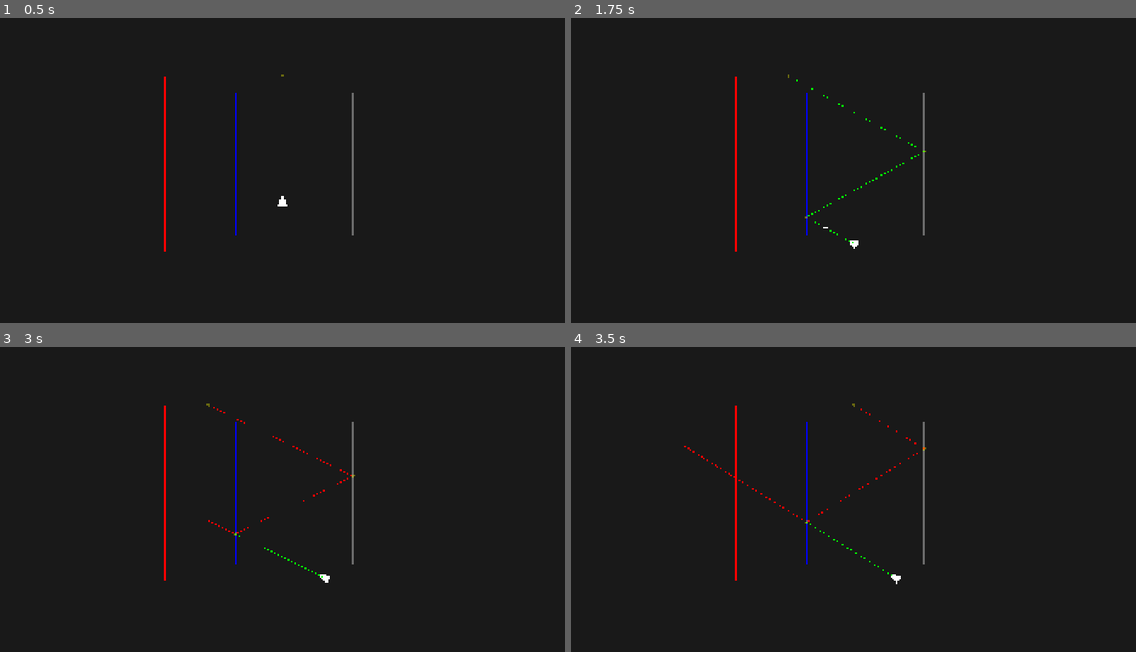
Above: before the commit, frames 1-4 (two rows, left to right).
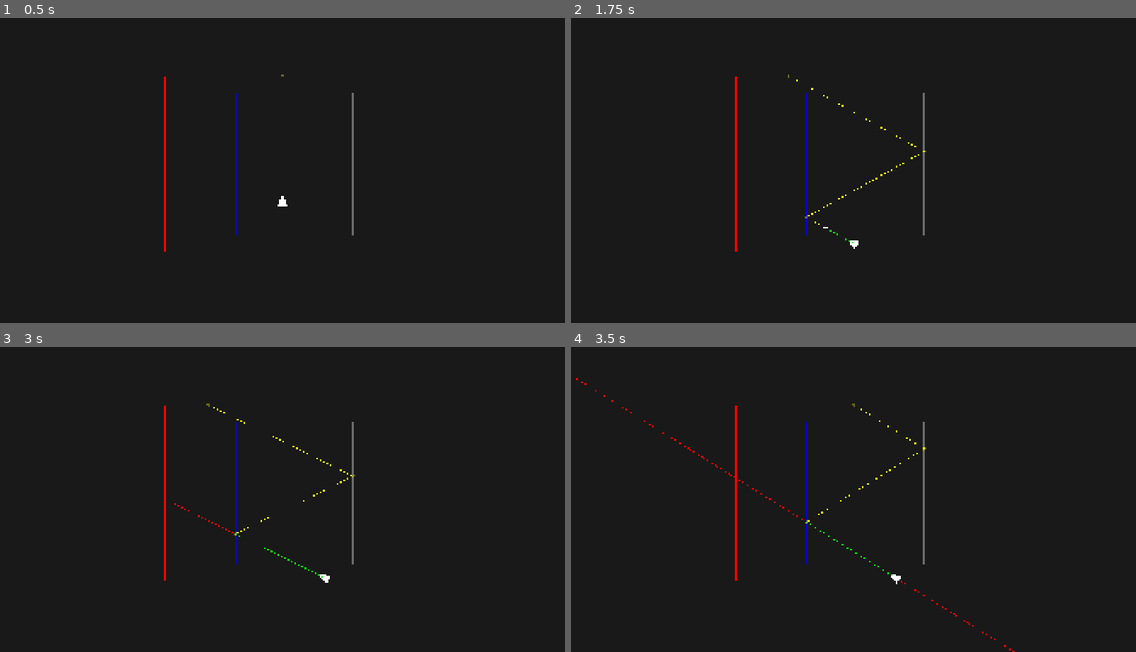
Above: after the commit, the same moments.

Repository: AlonKellner-RedHat/ricochet-game-v2
Game: Godot game, scene res://scenes/open_room_playable.tscn
Same seed, same stepped clock (60 frames per second), same inputs: the game is played once before the commit and once after it.
Inputs (mouse positions are in pixels of both pictures, inside the frame that each line leads up to):
- Up to frame 1 (0.5 s): no input
- Up to frame 2 (1.75 s): tap Enter at 0.5 s; move the mouse to (977, 149) at 0.52 s; hold D (move_right) 0.53-1.25 s; hold Space (fire) 0.53-1.25 s; click (977, 149) at 0.67 s; drag from (740, 179) to (825, 228) at 1.27 s
- Up to frame 3 (3 s): move the mouse to (339, 423) at 2.02 s; hold D (move_right) 2.03-2.75 s; tap Alt at 2.1 s; drag from (254, 557) to (113, 444) at 2.77 s
- Up to frame 4 (3.5 s): no input

Frame 1 is identical in both runs. In frame 2, less than 0.1% of the frame differs, in the area x 39-63%, y 20-68%; in frame 3, less than 0.1%; in frame 4, 0.1%, in the area x 0-79%, y 10-100%.

Commit message:
Fix post-cursor: trace from cursor in planned direction, not copy physical
Root cause proven: post-cursor steps were copied by reference from the
physical trace into the planned array. After divergence (mirror bounce),
these copied steps followed the PHYSICAL bounce path. The merge saw
identical objects → ALIGNED_POST_PLANNED everywhere → no DIVERGED_PHYSICAL.

Fix: run a separate Tracer.trace() from the cursor position using the
last planned step's ray direction. The post-planned continuation now
follows physics from the cursor in the planned direction — not from
where the physical trace bounced.

Bug reproduction test confirms the copy approach produces no
DIVERGED_PHYSICAL (proving the root cause).

296 total tests passing.

Co-Authored-By: Claude Opus 4.6 <noreply@anthropic.com>

Diff:
--- a/scripts/visual/path_renderer.gd
+++ b/scripts/visual/path_renderer.gd
@@ -61,8 +61,12 @@
 
 	var cursor_index: int = planned_steps.size()
 
-	for i in range(cursor_index, physical_steps.size()):
-		planned_steps.append(physical_steps[i])
+	if planned_steps.size() > 0:
+		var last_planned: Tracer.Step = planned_steps[planned_steps.size() - 1]
+		var post_ray := Ray.new(_cursor_pos, last_planned.ray.direction)
+		var post_trace := Tracer.trace(_cursor_pos, last_planned.ray.direction, surfaces, GameState.new(), bounds, post_ray)
+		for i in post_trace.steps.size():
+			planned_steps.append(post_trace.steps[i])
 
 	_merged_steps = StepTreeMerge.merge(planned_steps, physical_steps, cursor_index)
 
--- a/tests/test_trace_isolation.gd
+++ b/tests/test_trace_isolation.gd
@@ -193,6 +193,66 @@
 	assert_true(has_div_planned, "Should have DIVERGED_PLANNED to cursor")
 	assert_true(has_div_physical, "Should have DIVERGED_PHYSICAL for bounce")
 
+func test_post_cursor_copied_from_physical_is_wrong() -> void:
+	# Reproduce: mirror between player and cursor. Physical bounces off mirror.
+	# Post-cursor steps are copied from physical → they follow the bounce, not the aim.
+	var m := _mirror(800)
+	var w_right := _wall(1360)
+	var w_top := RoomBuilder.create_block_surface(Vector2(560, 240), Vector2(1360, 240), Vector2(960, 240))
+	var surfaces: Array[Surface] = [m, w_right, w_top]
+
+	var player := Vector2(1073, 828)
+	var cursor := Vector2(685, 598)
+	var target_dist: float = player.distance_to(cursor)
+	var aim_dir := Direction.new(player, cursor)
+	var aim_ray := Ray.new(player, aim_dir)
+	var identity_frame := MobiusTransform.identity()
+
+	var physical := Tracer.trace(player, aim_dir, surfaces, GameState.new(), Tracer.DEFAULT_BOUNDS, aim_ray, target_dist)
+	var physical_steps: Array = physical.steps
+
+	gut.p("Physical steps: %d" % physical_steps.size())
+	for i in physical_steps.size():
+		var step: Tracer.Step = physical_steps[i]
+		gut.p("  [%d] %s → %s (ray=%d)" % [i, step.start, step.end, step.ray.get_instance_id()])
+
+	# Build planned path the CURRENT way (copying post-cursor from physical)
+	var planned_steps: Array = [Tracer.Step.new(player, cursor, MobiusTransform.IDENTITY_ID, null, aim_ray, identity_frame)]
+	var cursor_index: int = 1
+	for i in range(cursor_index, physical_steps.size()):
+		planned_steps.append(physical_steps[i])
+
+	gut.p("Planned steps (with copy): %d" % planned_steps.size())
+	for i in planned_steps.size():
+		var step: Tracer.Step = planned_steps[i]
+		gut.p("  [%d] %s → %s (ray=%d)" % [i, step.start, step.end, step.ray.get_instance_id()])
+
+	# Verify H3: are post-cursor steps the same objects?
+	if planned_steps.size() > 1 and physical_steps.size() > 1:
+		var same_ref: bool = planned_steps[1] == physical_steps[1]
+		gut.p("H3: planned[1] IS physical[1] by reference: %s" % same_ref)
+		assert_true(same_ref, "H3 confirmed: post-cursor steps are same objects")
+
+	# Merge
+	var merged := StepTreeMerge.merge(planned_steps, physical_steps, cursor_index)
+	gut.p("Merged: %d steps" % merged.size())
+	for i in merged.size():
+		var ms: StepTreeMerge.MergedStep = merged[i]
+		gut.p("  [%d] type=%d %s → %s" % [i, ms.type, ms.start, ms.end])
+
+	# With the fix: post-cursor planned steps come from a SEPARATE trace
+	# starting at cursor in the aim direction. They should NOT be the same
+	# objects as the physical steps.
+	# For this test (which uses the OLD copy method), the bug still exists.
+	# The path_renderer uses the FIXED method. This test verifies the bug exists
+	# in the copy approach.
+	var has_div_physical := false
+	for i in merged.size():
+		if merged[i].type == StepTypes.Type.DIVERGED_PHYSICAL:
+			has_div_physical = true
+	# With the copy approach, no DIVERGED_PHYSICAL — proving the bug
+	assert_false(has_div_physical, "Copy approach: no DIVERGED_PHYSICAL (bug demonstration)")
+
 func test_merge_diverged_different_start() -> void:
 	var ray := Ray.new(Vector2(0, 0), Direction.new(Vector2(0, 0), Vector2(100, 0)))
 	var frame := MobiusTransform.identity()
